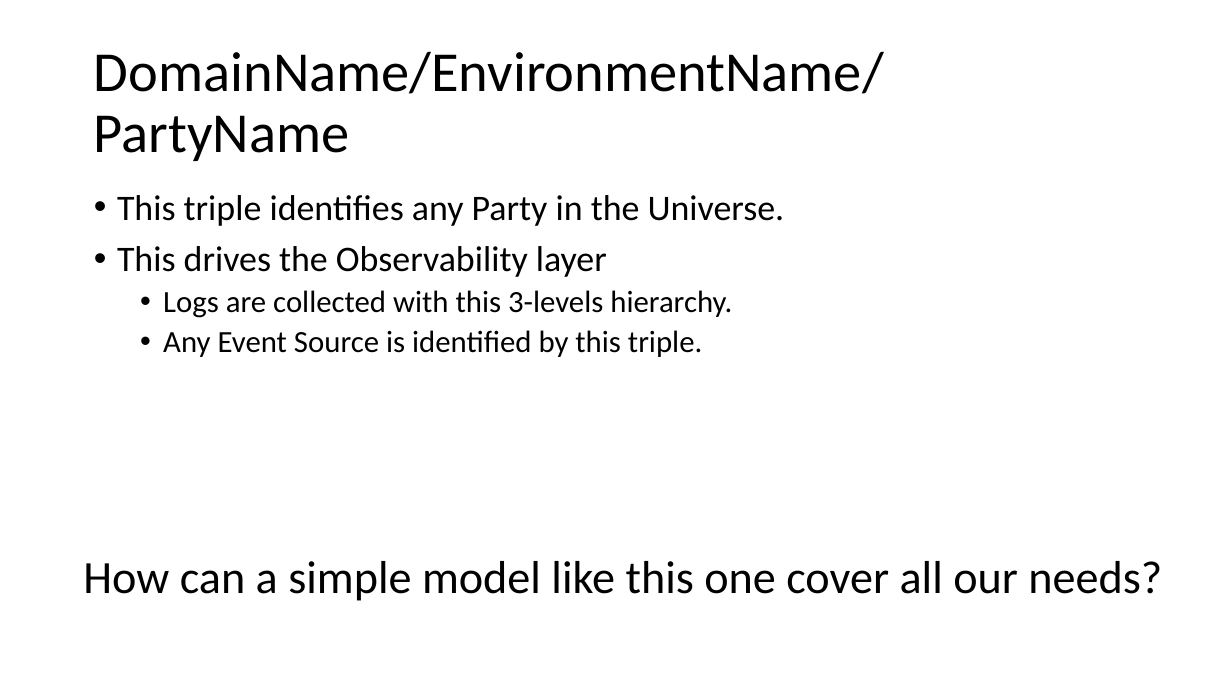
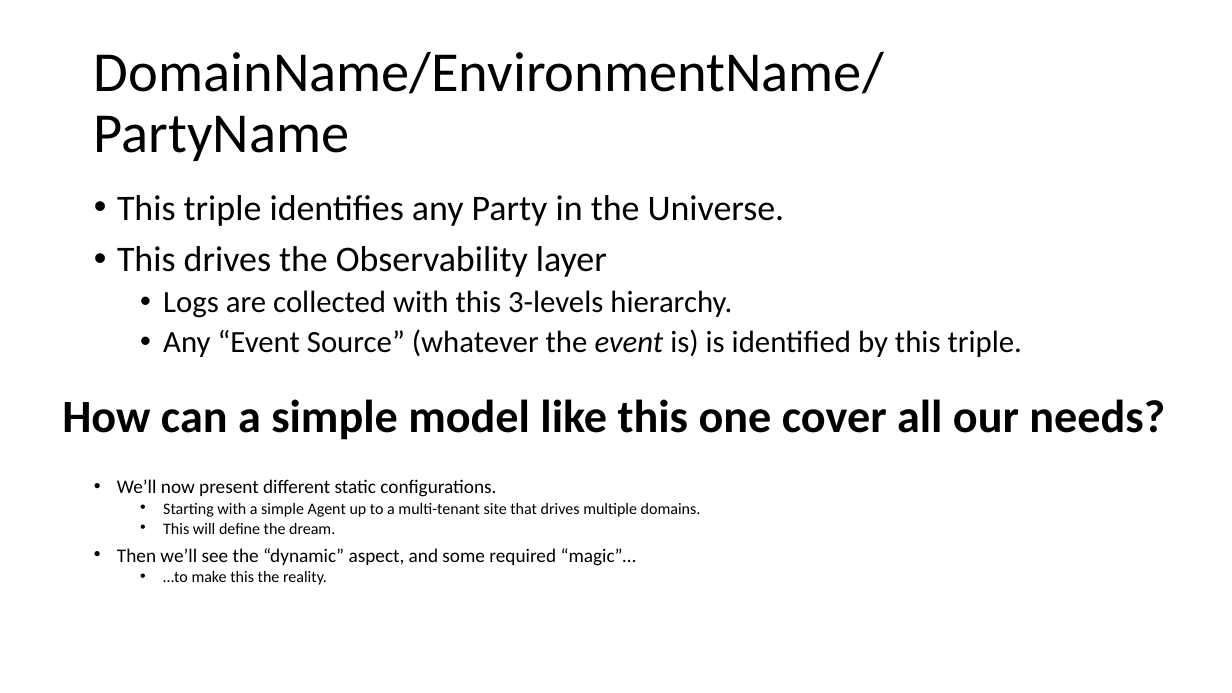
Before and after one commit to signature-opensource/CK-AppIdentity-Transport, a slide deck: slide 4 of Doc/CK-AppIdentity.pptx. Drawn at 1232x693 pixels with LibreOffice and Linux fonts; fonts in the diff are those of the drawing. Boxes give left, top, right and bottom in pixels: in the first picture for what was removed or moved away, otherwise in the second. Text is boxed around its words. In the diff, an @@ line names an element or a change of style, - is before the commit and + after.

Commit message:
Added start of Cris and PocoChannel.

```diff
--- a/Doc/CK-AppIdentity.pptx
+++ b/Doc/CK-AppIdentity.pptx
@@ text at (163, 329, 1022, 357): text changed @@
-  • Any Event Source is identified by this triple.
+  • Any “Event Source” (whatever the event is) is identified by this triple.
@@ text "How can a simple model ...": place and size @@
-text "How can a simple model ..." at (83, 561, 1162, 601)
+text "How can a simple model ..." at (62, 399, 1165, 440)
@@ text "How can a simple model ..." at (62, 399, 1165, 440): bold on @@
@@ text added at (117, 479, 701, 585), 12.5 pt, text #000000 @@
+• We’ll now present different static configurations.
+  • Starting with a simple Agent up to a multi-tenant site that drives multiple domains.
+  • This will define the dream.
+• Then we’ll see the “dynamic” aspect, and some required “magic”…
+  • …to make this the reality.
```
Also in this commit, not shown: 2 other slides changed, 14 slides added, 1 slide removed, 22 other files.
